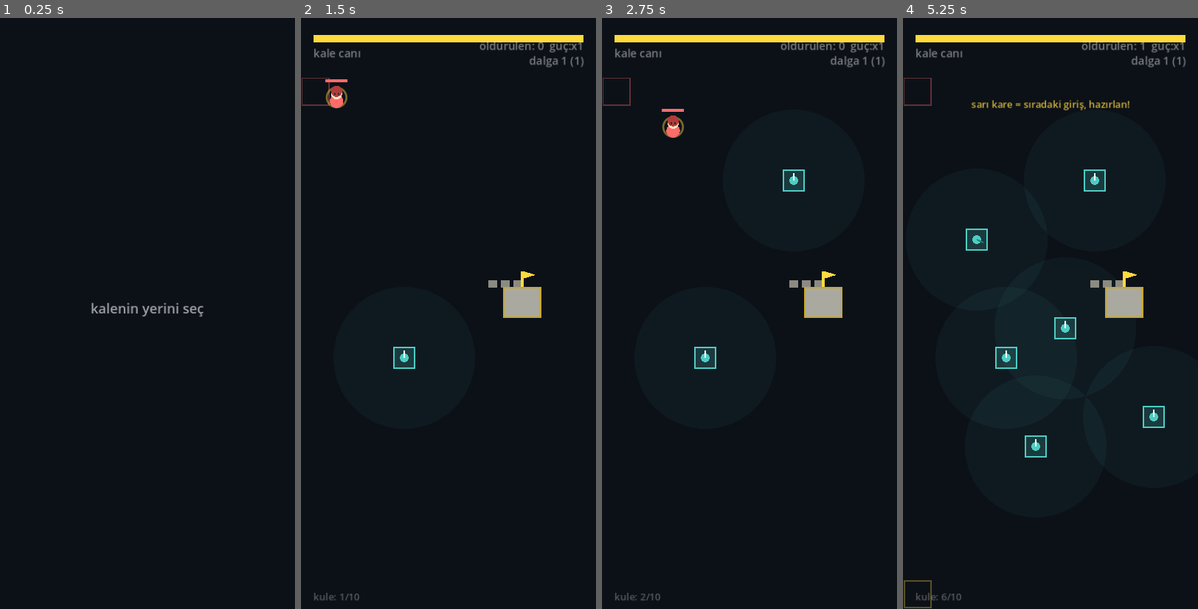
Above: before the commit, frames 1-4 (left to right).
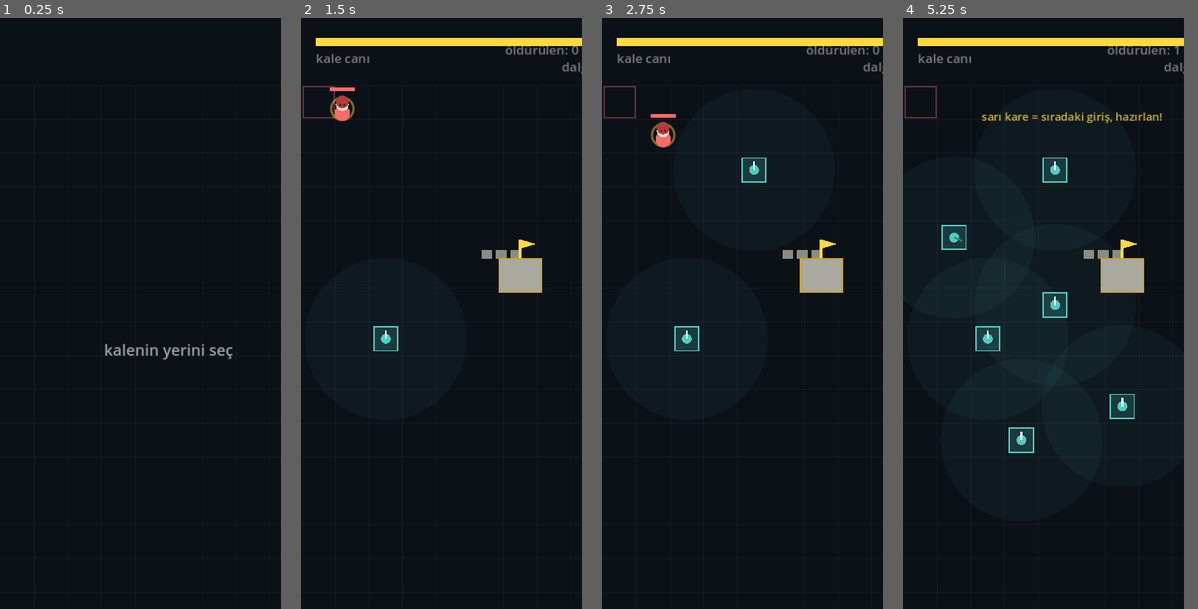
Above: after the commit, the same moments.

Repository: MetehanSarikaya/yellowhit
Game: Godot game, scene res://scenes/Main.tscn
Two runs of this game, one before a commit and one after it. Both use one fixed random seed, a clock stepped at 60 frames per second and the inputs below.
Inputs (mouse positions are in pixels of both pictures, inside the frame that each line leads up to):
- Up to frame 1 (0.25 s): no input
- Up to frame 2 (1.5 s): tap Enter at 0.5 s; move the mouse to (513, 283) at 0.52 s; click (513, 283) at 0.67 s; move the mouse to (389, 343) at 1.27 s; click (389, 343) at 1.42 s
- Up to frame 3 (2.75 s): move the mouse to (779, 183) at 2.02 s; click (779, 183) at 2.17 s
- Up to frame 4 (5.25 s): move the mouse to (1035, 431) at 2.77 s; click (1035, 431) at 2.92 s; move the mouse to (1139, 402) at 3.52 s; click (1139, 402) at 3.67 s; move the mouse to (962, 224) at 4.27 s; click (962, 224) at 4.42 s; move the mouse to (1065, 313) at 5.02 s; click (1065, 313) at 5.17 s
In our replay, the window is 400x800 before the commit and 381x800 after it. These sizes can differ from the game's own. Grey fills any space a smaller window leaves; there, only what the larger window draws over its background counts as a difference.

The runs differ from the first frame. In frame 1, 0.7% of the frame differs, in the area x 31-79%, y 48-58%; in frame 2, 4.5%; in frame 3, 5.2%; in frame 4, 8.0%, in the area x 0-96%, y 2-100%.

Commit message:
Adjust viewport size for project settings

Diff:
--- a/akin_godot/project.godot
+++ b/akin_godot/project.godot
@@ -8,8 +8,8 @@
 
 [display]
 
-window/size/viewport_width=480
-window/size/viewport_height=960
+window/size/viewport_width=400
+window/size/viewport_height=840
 window/stretch/mode="canvas_items"
 window/stretch/aspect="keep"
 window/handheld/orientation="portrait"
@@ -18,3 +18,7 @@
 
 renderer/rendering_method="gl_compatibility"
 renderer/rendering_method.mobile="gl_compatibility"
+
+[input_devices]
+
+pointing/emulate_mouse_from_touch=false
